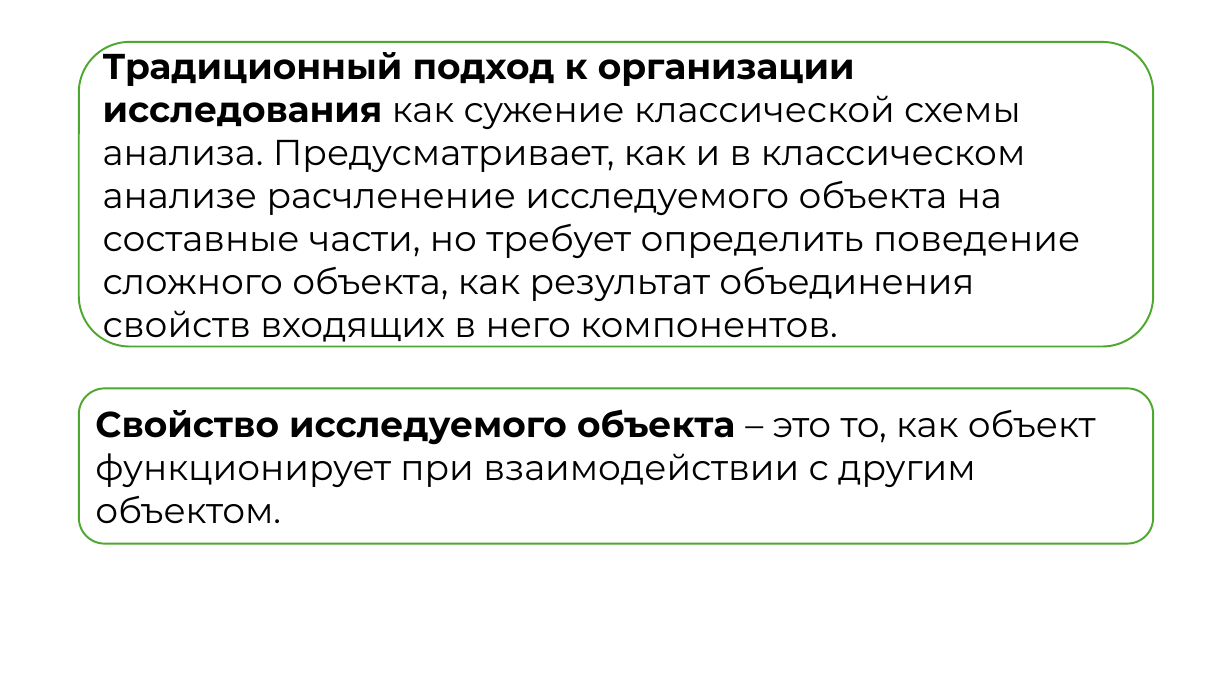
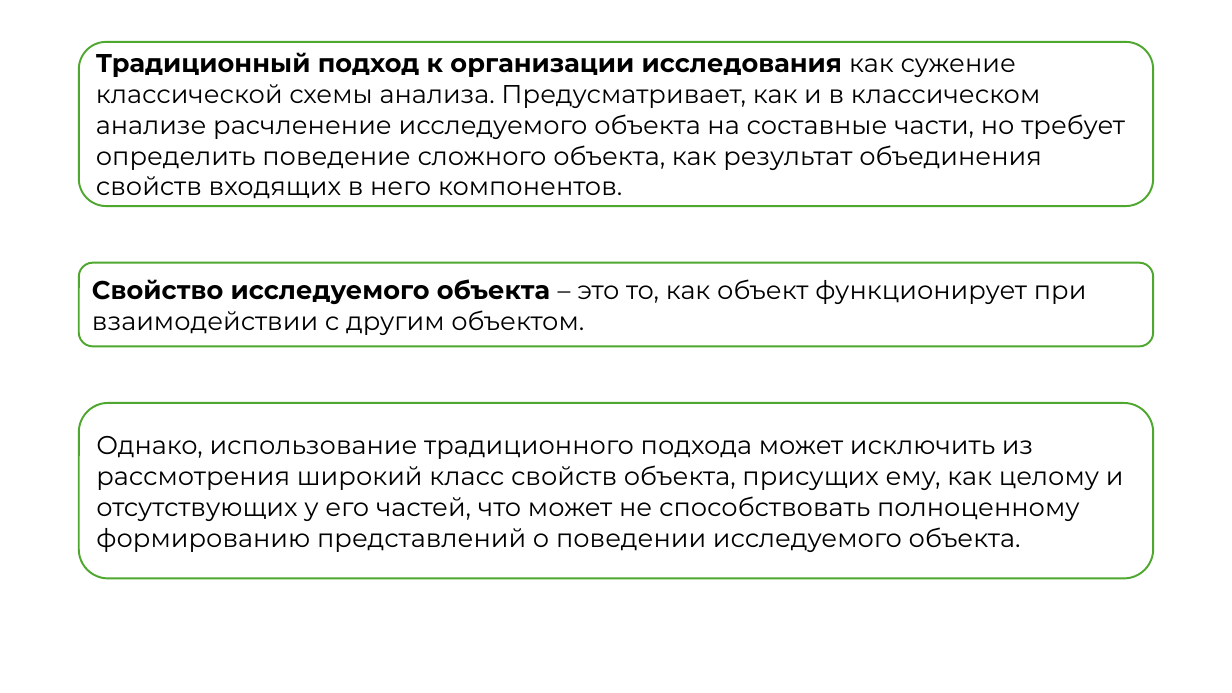
Before and after one commit to kuskas112/Labs, a slide deck: slide 9 of Основы системного анализа/lab1/lab1.pptx (slide 15 before the commit). Drawn at 1232x693 pixels with LibreOffice and Linux fonts; fonts in the diff are those of the drawing. Boxes give left, top, right and bottom in pixels: in the first picture for what was removed or moved away, otherwise in the second. Text is boxed around its words. In the diff, an @@ line names an element or a change of style, - is before the commit and + after.

```diff
--- a/Основы системного анализа/lab1/lab1.pptx
+++ b/Основы системного анализа/lab1/lab1.pptx
@@ rounded rectangle "Традиционный подход к организации исследования ...": place and size @@
-rounded rectangle "Традиционный подход к организации исследования ..." at (79,42,1153,347)
+rounded rectangle "Традиционный подход к организации исследования ..." at (79,42,1153,206)
@@ rounded rectangle "Традиционный подход к организации исследования ..." at (79,42,1153,206): size 28 to 20 pt; less space between paragraphs @@
@@ rounded rectangle "Свойство исследуемого объекта – это ..." at (79,262,1153,347): size 28 to 20 pt; less space between paragraphs @@
@@ rounded rectangle "Свойство исследуемого объекта – это ...": place and size @@
-rounded rectangle "Свойство исследуемого объекта – это ..." at (79,388,1153,543)
+rounded rectangle "Свойство исследуемого объекта – это ..." at (79,262,1153,347)
@@ rounded rectangle added at (79,403,1153,579), fill #FFFFFF, outline #4EA72E 1.5 pt, 20 pt, text #000000 @@
+Однако, использование традиционного подхода может исключить из рассмотрения широкий класс свойств объекта, присущих ему, как целому и отсутствующих у его частей, что может не способствовать полноценному формированию представлений о поведении исследуемого объекта.
```
Also in this commit, not shown: 4 other slides changed, 1 slide added, 8 slides removed.
